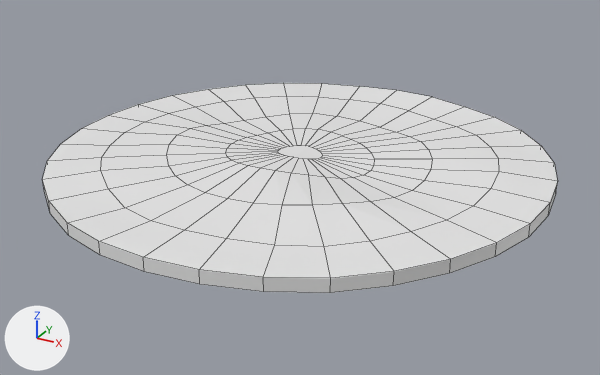
Two versions of the Blender file Assets/Models/Plant/Ground.blend, one commit apart.
Camera for both pictures: a 50 mm lens placed at (6.04, -10.99, 4.99), pointed at (0.1, -0.18, -0.41). The axes (+X, +Y, +Z) are drawn at lower left. The lights are the same throughout. Mesh edges are drawn as thin lines.

Script lines for the objects in view, before the commit:
```python
me_cylinder = bpy.data.meshes.new('Cylinder')
me_cylinder.from_pydata(...)  # 192 vertices, 161 faces; spans x -1.0..1.0, y -1.0..1.0, z -1.28..2.08
ob_cylinder = bpy.data.objects.new('Cylinder', me_cylinder)
ob_cylinder.location = (0.0, 0.0, 0.0)
ob_cylinder.scale = (4.0, 4.0, 0.1)
```
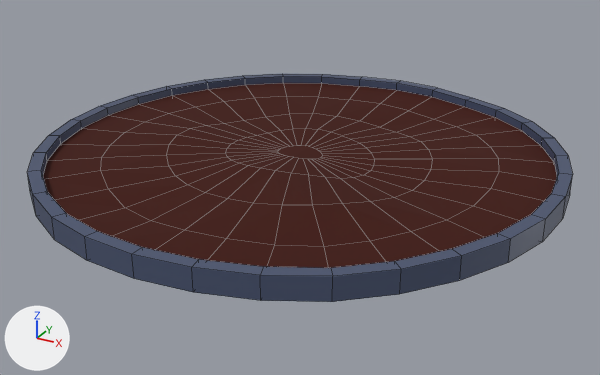
Pixel boxes (x1, y1, x2, y2) of what changed, in the pictures (600 x 375 px):
'Cylinder', reshaped (6% wider, 9% taller): before (42, 83, 557, 293); after (27, 74, 573, 302)
part 1 of me_cylinder, built on: before (42, 179, 557, 293); after (27, 74, 573, 302)
part 2 of me_cylinder, recoloured: (43, 83, 557, 268) in both

Edits to the bpy script that builds the scene:
```text
Add mat_border:
    mat_border = principled_material('Border')
    mat_border.base_color = (0.0647, 0.0856, 0.157)  # dark blue #48536e
Add mat_dirt:
    mat_dirt = principled_material('Dirt')
    mat_dirt.base_color = (0.055, 0.00839, 0.00442)  # dark red #42170e
    mat_dirt.roughness = 0.825
    mat_dirt.specular_ior_level = 0.217
Change me_cylinder:
    used by ob_cylinder; location = (0.0, 0.0, 0.0); scale = (4.0, 4.0, 0.1)
    remove me_cylinder.from_pydata(...)  # 192 vertices, 161 faces; spans x -1.0..1.0, y -1.0..1.0, z -1.28..2.08
    add me_cylinder.from_pydata(...)  # 288 vertices, 257 faces; spans x -1.05..1.05, y -1.05..1.05, z -1.28..2.64
    me_cylinder part 1
    32 faces are deleted
    47 vertices are added at x -0.97..1.05, y -1.05..1.05, z -1.28..2.64
    16 new vertices lie (0.0, 0.0, 3.39) away from vertices in x -1.0..0.98, y -1.0..0.83, z -1.16..-0.98
    9 new vertices lie (0.0, 0.0, 3.38) away from vertices in x -0.38..0.71, y -0.98..1.0, z -1.28..-1.06
    6 new vertices lie (-0.05, 0.0, 0.0) away from vertices in x -1.0..-0.98, y -0.2..0.2, z -1.0..2.39
    9 new vertices lie (0.0, 0.0, 3.39) away from vertices in x -0.97..0.97, y -0.87..0.87, z -1.16..-0.98
    9 new vertices lie (0.0, 0.0, 3.38) away from vertices in x -0.4..0.74, y -1.03..1.05, z -1.28..-1.06
    128 new faces join them, mat_border (dark blue #48536e)
    me_cylinder part 2: 129 faces spanning x -1.0..1.0, y -1.0..1.0, z -0.22..2.08 switch from no material to mat_dirt (dark red #42170e)
    add me_cylinder.materials.append(mat_border)  # dark blue #48536e
```
